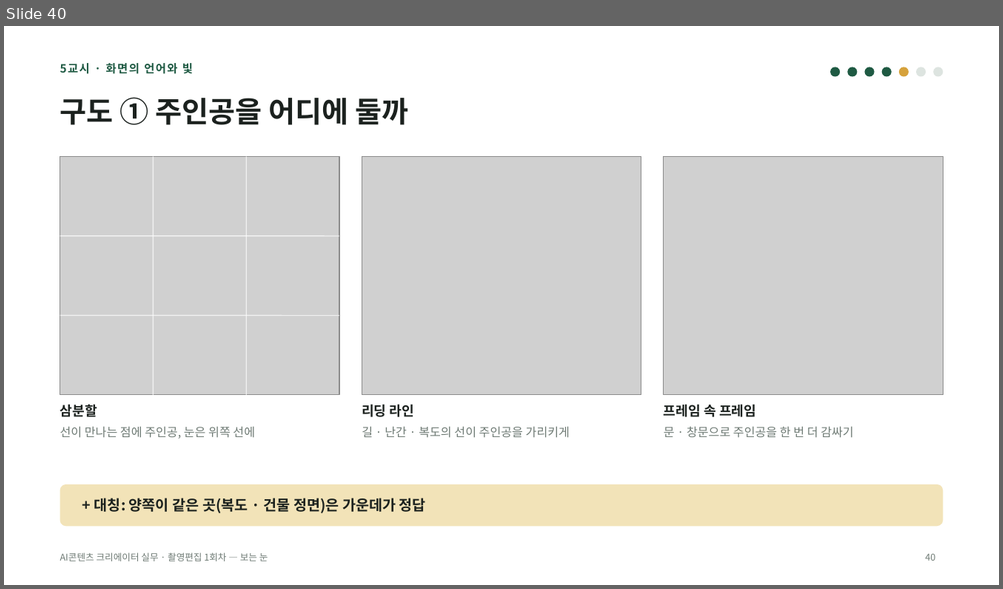
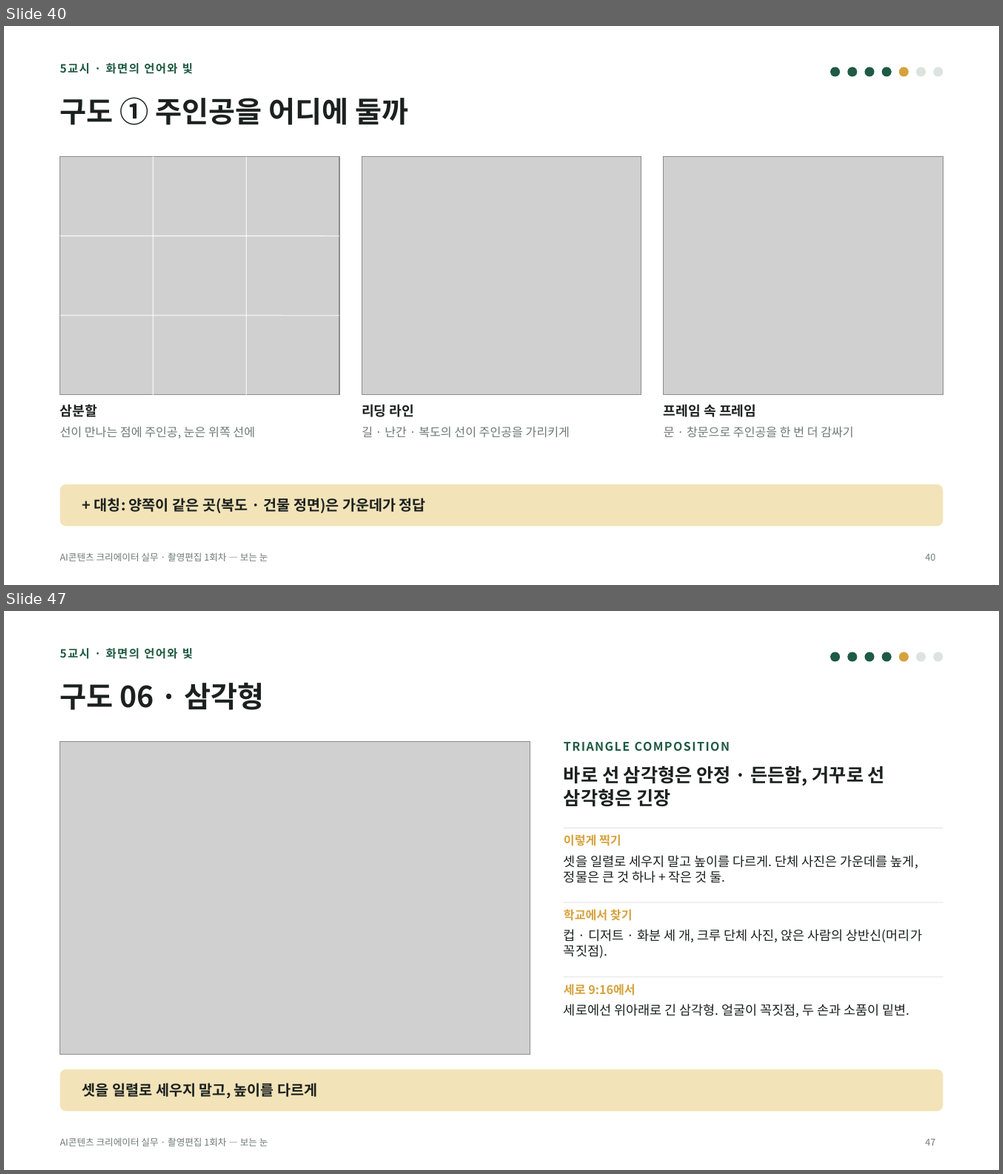
Before and after one commit to yujida/MARUBIT, a slide deck: lectures/01/1회차_보는눈_슬라이드.pptx. Shown one above the other, each under a label of ours: slide 40 before the commit, slides 40 and 47 after it; the slides between them are not shown. The pictures are 1003x589 and 1003x1174 pixels, drawn with LibreOffice and Linux fonts; fonts in the diff are those of the drawing; grey boxes stand for pictures. Boxes give left, top, right and bottom in pixels: in the first picture for what was removed or moved away, otherwise in the second. Text is boxed around its words. In the diff, an @@ line names an element or a change of style, - is before the commit and + after.

```diff
--- a/lectures/01/1회차_보는눈_슬라이드.pptx
+++ b/lectures/01/1회차_보는눈_슬라이드.pptx
@@ slide 47 added at <box>4,611,999,1170</box>, background #FFFFFF; not listed: 1 template element that a slide beside it also shows @@
@@ text added at <box>60,648,193,659</box>, 11 pt, text #1F5A43, bold @@
+5교시 · 화면의 언어와 빛
@@ ellipse added at <box>830,652,839,662</box>, fill #1F5A43 @@
@@ ellipse added at <box>847,652,856,662</box>, fill #1F5A43 @@
@@ ellipse added at <box>865,652,874,662</box>, fill #1F5A43 @@
@@ ellipse added at <box>882,652,891,662</box>, fill #1F5A43 @@
@@ ellipse added at <box>899,652,908,662</box>, fill #D6A23C @@
@@ ellipse added at <box>916,652,925,662</box>, fill #DDE4E0 @@
@@ ellipse added at <box>933,652,942,662</box>, fill #DDE4E0 @@
@@ title added at <box>60,683,264,710</box>, 28 pt, text #1B211E, bold @@
+구도 06 · 삼각형
@@ picture added at <box>60,741,530,1055</box> @@
@@ text added at <box>563,742,729,751</box>, 11.5 pt, text #1F5A43, bold @@
+TRIANGLE COMPOSITION
@@ text added at <box>563,766,885,807</box>, 18 pt, text #1B211E, bold @@
+바로 선 삼각형은 안정 · 든든함, 거꾸로 선 삼각형은 긴장
@@ line added from (563, 828) to (942, 828), #DDE4E0 0.75 pt @@
@@ text added at <box>563,834,621,846</box>, 11.5 pt, text #D6A23C, bold @@
+이렇게 찍기
@@ text added at <box>563,855,918,883</box>, 12.5 pt, text #1B211E @@
+셋을 일렬로 세우지 말고 높이를 다르게. 단체 사진은 가운데를 높게, 정물은 큰 것 하나 + 작은 것 둘.
@@ line added from (563, 903) to (942, 903), #DDE4E0 0.75 pt @@
@@ text added at <box>563,909,632,921</box>, 11.5 pt, text #D6A23C, bold @@
+학교에서 찾기
@@ text added at <box>563,929,922,959</box>, 12.5 pt, text #1B211E @@
+컵 · 디저트 · 화분 세 개, 크루 단체 사진, 앉은 사람의 상반신(머리가 꼭짓점).
@@ line added from (563, 977) to (942, 977), #DDE4E0 0.75 pt @@
@@ text added at <box>563,984,634,996</box>, 11.5 pt, text #D6A23C, bold @@
+세로 9:16에서
@@ text added at <box>563,1004,910,1017</box>, 12.5 pt, text #1B211E @@
+세로에선 위아래로 긴 삼각형. 얼굴이 꼭짓점, 두 손과 소품이 밑변.
@@ rounded rectangle added at <box>60,1070,942,1112</box>, fill #F2E3B8 @@
@@ text added at <box>82,1083,317,1099</box>, 14 pt, text #1B211E, bold @@
+셋을 일렬로 세우지 말고, 높이를 다르게
@@ page number added at <box>925,1139,935,1146</box>, 9 pt, text #6E7A74 @@
+47
```
Also in this commit, not shown: 33 other slides added, 8 other files.
